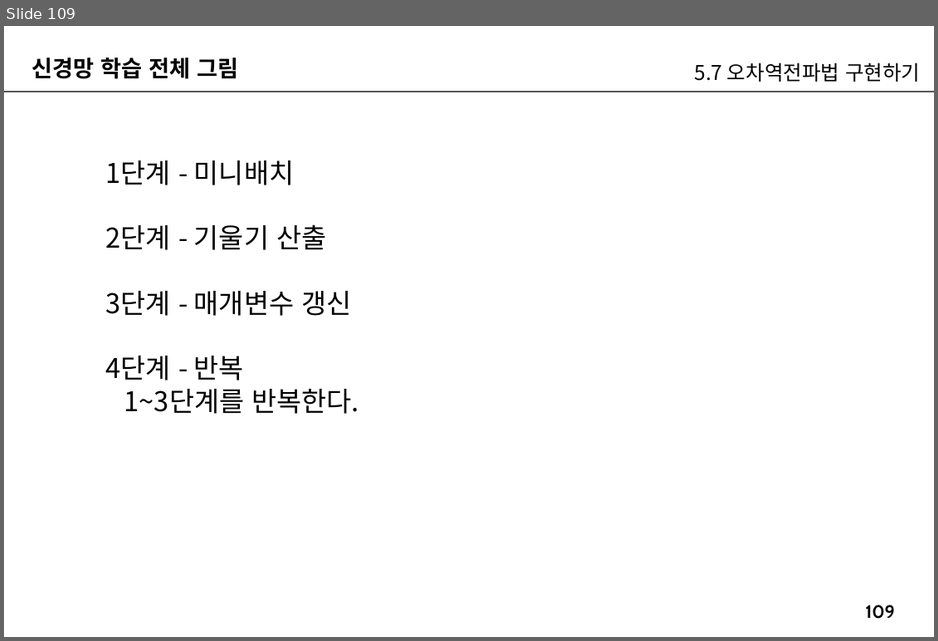
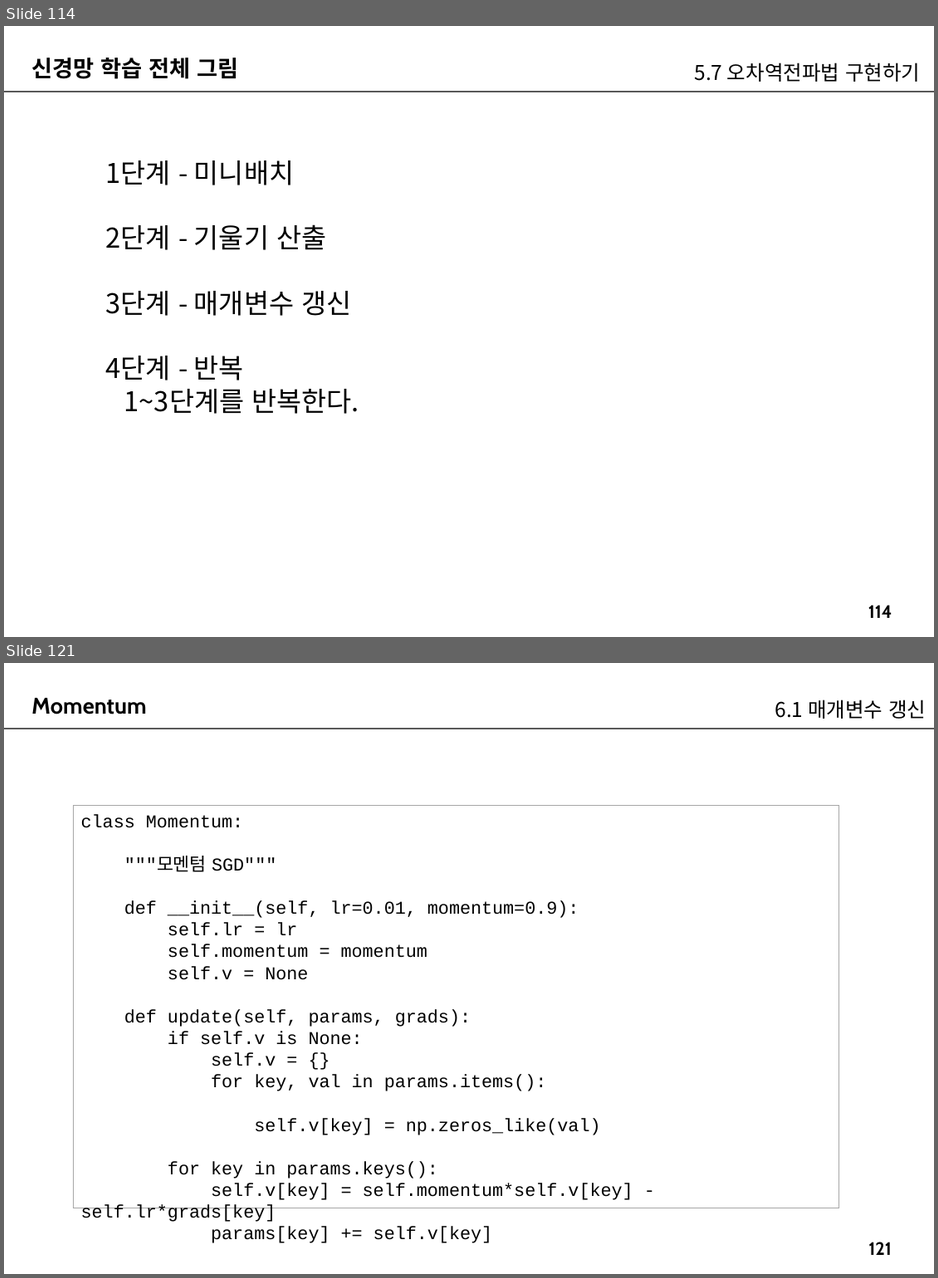
Before and after one commit to imguru-mooc/AI_Basic, a slide deck: 인공지능_2(판서).pptx. Shown one above the other, each under a label of ours: slide 109 before the commit, slides 114 and 121 after it; the slides between them are not shown. The pictures are 938x641 and 938x1278 pixels, drawn with LibreOffice and Linux fonts; fonts in the diff are those of the drawing. Boxes give left, top, right and bottom in pixels: in the first picture for what was removed or moved away, otherwise in the second. Text is boxed around its words. In the diff, an @@ line names an element or a change of style, - is before the commit and + after.

```diff
--- a/인공지능_2(판서).pptx
+++ b/인공지능_2(판서).pptx
@@ slide 121 added at box(4, 663, 934, 1274), background #FFFFFF; not listed: 2 template elements that a slide beside it also shows @@
@@ text added at box(31, 698, 146, 714), 20 pt, text #000000, bold @@
+Momentum
@@ text added at box(775, 700, 925, 719), 18 pt, text #000000 @@
+6.1 매개변수 갱신
@@ rectangle added at box(73, 806, 839, 1208), outline #A6A6A6 0.75 pt, 16 pt, text #000000 @@
+class Momentum:
+"""모멘텀 SGD"""
+def __init__(self, lr=0.01, momentum=0.9):
+self.lr = lr
+self.momentum = momentum
+self.v = None
+def update(self, params, grads):
+if self.v is None:
+self.v = {}
+for key, val in params.items():
+self.v[key] = np.zeros_like(val)
+for key in params.keys():
+self.v[key] = self.momentum*self.v[key] - self.lr*grads[key]
+params[key] += self.v[key]
@@ what was slide 109 is now slide 114 @@
@@ page number at box(868, 605, 892, 618): text changed @@
-109
+114
```
Also in this commit, not shown: 5 slides changed, 41 other slides added.
